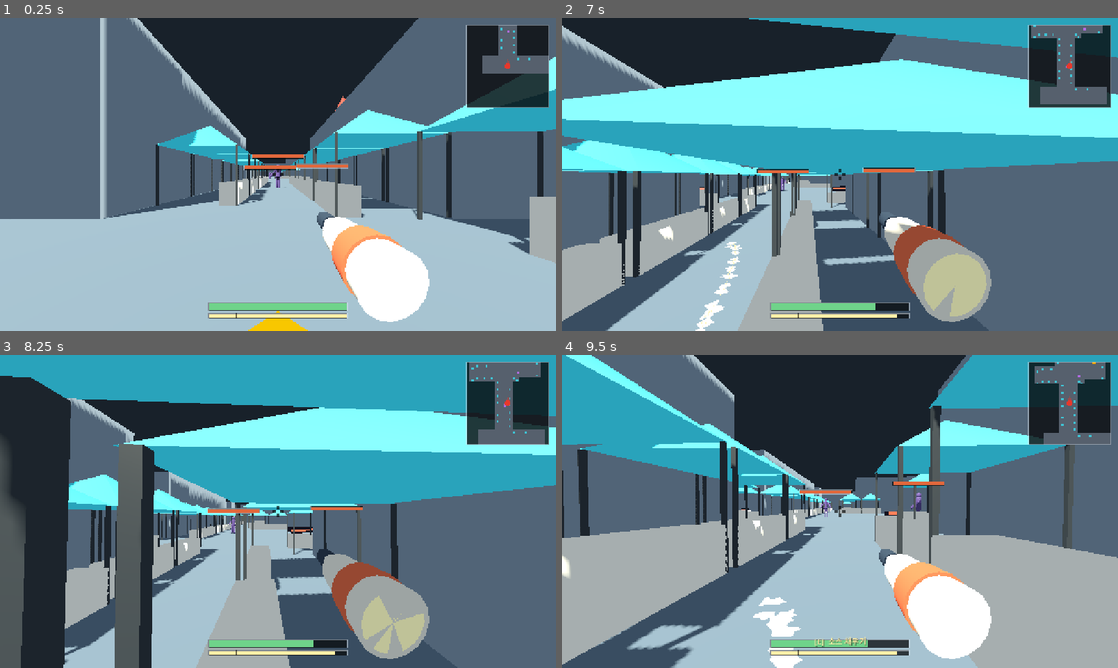
Above: before the commit, frames 1-4 (two rows, left to right).
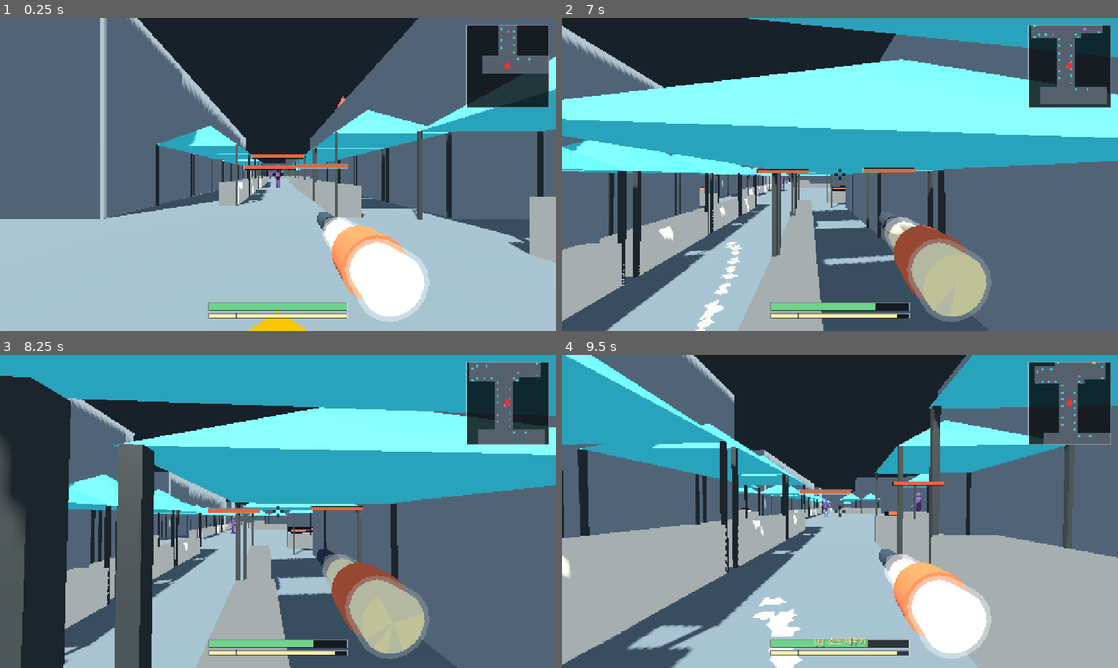
Above: after the commit, the same moments.

Repository: k3vin7/SauceIT-
Game: Godot game, scene res://main.tscn
Two runs of this game, one before a commit and one after it. Both use one fixed random seed, a clock stepped at 60 frames per second and the inputs below.
Inputs (mouse positions are in pixels of both pictures, inside the frame that each line leads up to):
- Up to frame 1 (0.25 s): no input
- Up to frame 2 (7 s): tap Enter at 0.5 s; move the mouse to (867, 174) at 0.52 s; press the mouse at (867, 174) at 0.53 s; hold W (move_forward) 0.53-5.78 s; tap Space (jump) at 0.77, 1.52, 3.02, 3.77, 4.52, 6.02, 6.77 s; move the mouse to (812, 174) at 1.27 s; release the mouse at (812, 174) at 1.28 s; tap E (refill_sauce) at 1.35 s; move the mouse to (851, 168) at 2.02 s; hold Shift (run) 2.03-2.78 s; move the mouse to (834, 180) at 2.77 s; tap R (wipe_screen) at 2.85 s; move the mouse to (878, 177) at 3.52 s; tap Tab at 3.6 s; move the mouse to (795, 171) at 4.27 s; tap 1 at 4.35 s; move the mouse to (845, 174) at 5.02 s; tap 2 at 5.1 s; move the mouse to (817, 168) at 5.77 s; hold D (move_right) 5.78-6.53 s; click (817, 168) at 5.85 s; move the mouse to (867, 174) at 6.52 s; hold W (move_forward) from 6.53 s (still down); hold E (refill_sauce) from 6.53 s (still down)
- Up to frame 3 (8.25 s): keep holding W (move_forward); move the mouse to (250, 511) at 7.27 s; release E (refill_sauce) at 7.28 s; tap Shift (run) at 7.35 s; tap Space (jump) at 7.52 s; move the mouse to (289, 505) at 8.02 s; hold R (wipe_screen) from 8.03 s (still down)
- Up to frame 4 (9.5 s): move the mouse to (834, 517) at 8.77 s; release W (move_forward) at 8.78 s; release R (wipe_screen) at 8.78 s; hold A (move_left) from 8.78 s (still down); tap Tab at 8.85 s; tap Space (jump) at 9.02 s

The runs differ from the first frame. In frame 1, 0.8% of the frame differs, in the area x 58-78%, y 63-98%; in frame 2, 0.9%; in frame 3, 0.8%; in frame 4, 0.9%.

Commit message:
Actually turn the bottle transparent

Diff:
--- a/scripts/mayo_prototype.gd
+++ b/scripts/mayo_prototype.gd
@@ -1507,7 +1507,7 @@
 
 	# Translucent, so what is inside it is what you read. A squeeze bottle is a
 	# translucent bottle with sauce in it, and that is the whole gauge.
-	var body_color := Color(0.80, 0.77, 0.71, 0.34)
+	var body_color := Color(0.82, 0.80, 0.75, 0.40)
 	var cap_color := Color("2f3a47")
 	var label_color := Color("c25b3f")
 	var cursor := 0.0
@@ -1614,6 +1614,18 @@
 	var material := StandardMaterial3D.new()
 	material.albedo_color = color
 	material.roughness = roughness
+	# An alpha in the colour does nothing on its own: `StandardMaterial3D`
+	# ignores it until transparency is switched on, so the bottle body was set
+	# translucent and drawn solid, with the sauce that is supposed to be the
+	# gauge sealed inside it. Back faces stay culled -- only the near wall is
+	# wanted between the eye and the contents, and drawing the far wall as well
+	# puts a second layer of tint over them.
+	if color.a < 1.0:
+		material.transparency = BaseMaterial3D.TRANSPARENCY_ALPHA
+		# The contents are opaque, so they are drawn in the opaque pass and the
+		# bottle blends over them. Writing depth from the wall as well would let
+		# it occlude whichever of them the sorter happened to put second.
+		material.depth_draw_mode = BaseMaterial3D.DEPTH_DRAW_DISABLED
 	part.material_override = material
 	weapon.add_child(part)
 	return offset + length
--- a/tests/probe_reliability.gd
+++ b/tests/probe_reliability.gd
@@ -149,6 +149,33 @@
 	_check(air_events > 0,
 		"the unreliable band caught but never puffed: sauce and air are not mixing")
 
+	# --- you can see the sauce through the bottle ---
+	# The level *is* the contents, so the body has to actually be translucent.
+	# An alpha in the colour does nothing by itself -- `StandardMaterial3D`
+	# ignores it until transparency is switched on -- so this was set
+	# see-through and drawn solid, with the gauge sealed inside it. Nothing
+	# failed; the bottle simply told you nothing.
+	var body: MeshInstance3D = shooter.weapon.get_node("Body")
+	var body_material: StandardMaterial3D = body.material_override
+	print("bottle body: alpha %.2f, transparency mode %d, contents visible=%s" % [
+		body_material.albedo_color.a, body_material.transparency,
+		str(shooter.bottle_contents.visible)])
+	_check(body_material.albedo_color.a < 0.95,
+		"the bottle body is opaque, so the sauce in it cannot be read")
+	_check(body_material.transparency != BaseMaterial3D.TRANSPARENCY_DISABLED,
+		"the bottle body has an alpha but transparency is off, so it draws solid")
+	# And the contents move with the level rather than being decoration.
+	shooter.sauce = 1.0
+	scene._update_bottle_gauge(shooter)
+	var full_scale: float = shooter.bottle_contents.scale.y
+	shooter.sauce = 0.25
+	scene._update_bottle_gauge(shooter)
+	var quarter_scale: float = shooter.bottle_contents.scale.y
+	print("contents: %.2f of the bottle when full, %.2f at a quarter" % [
+		full_scale, quarter_scale])
+	_check(quarter_scale < full_scale * 0.5,
+		"the sauce in the bottle does not drop with the level")
+
 	# --- a low bottle never costs damage ---
 	# Damage is per strand point, and nothing in the reliability code touches
 	# it. Checked as a fact about the settings rather than by shooting, so it
Not shown, changed: README.md
